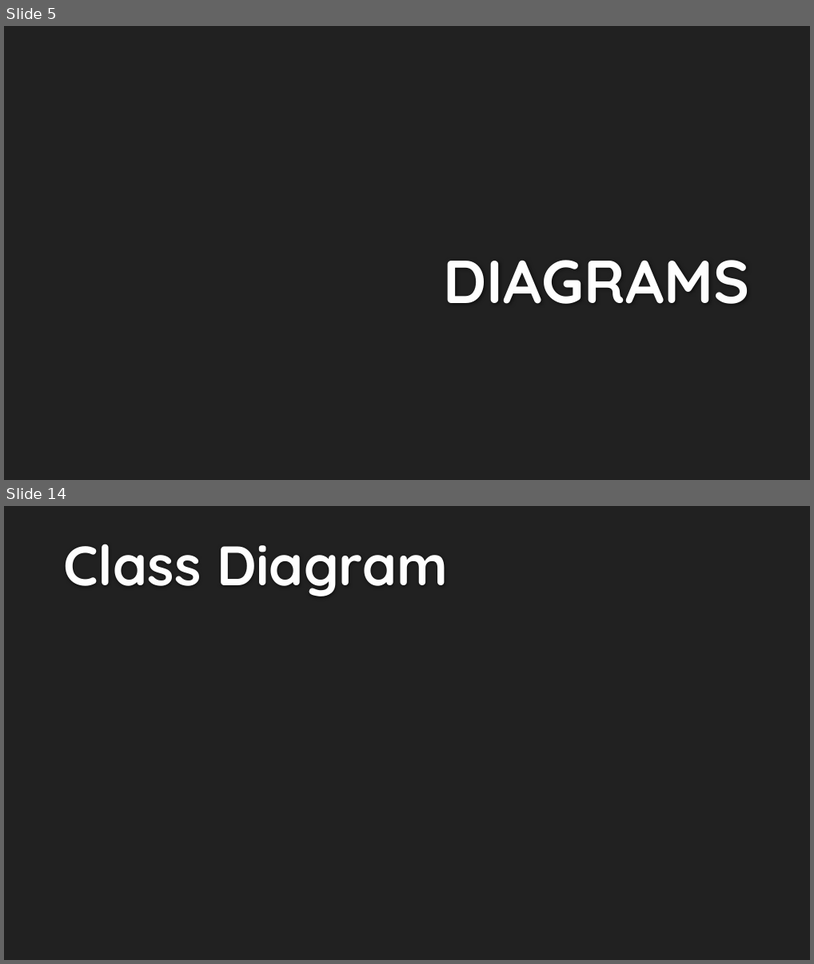
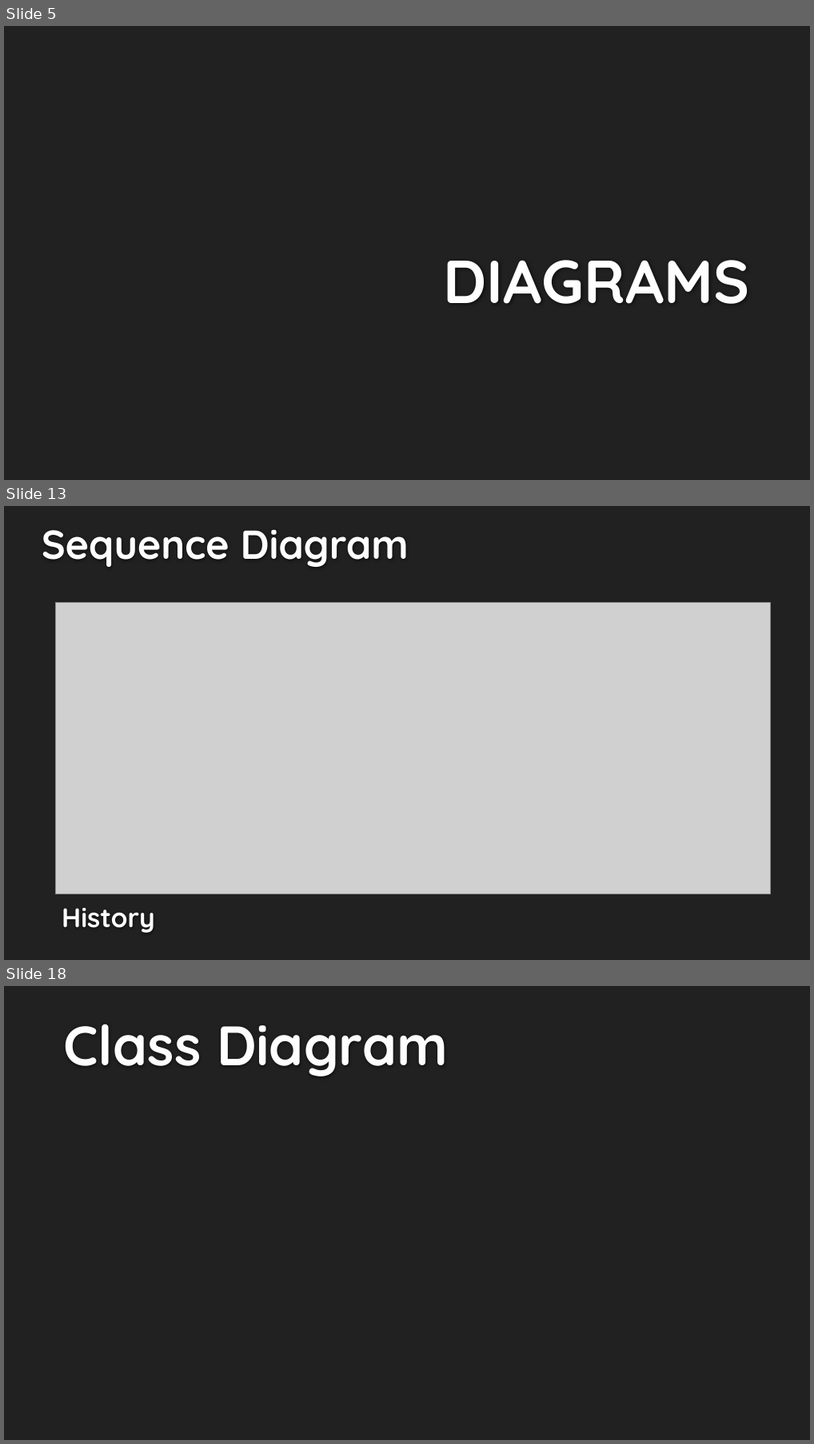
Before and after one commit to seans888/Thomas-n-Friends, a slide deck: Midterm-PPT.pptx. Shown one above the other, each under a label of ours: slides 5 and 14 before the commit, slides 5, 13 and 18 after it; the slides between them are not shown. The pictures are 814x964 and 814x1444 pixels, drawn with LibreOffice and Linux fonts; fonts in the diff are those of the drawing; grey boxes stand for pictures; background and template pictures are left out. Boxes give left, top, right and bottom in pixels: in the first picture for what was removed or moved away, otherwise in the second. Text is boxed around its words. In the diff, an @@ line names an element or a change of style, - is before the commit and + after.

```diff
--- a/Midterm-PPT.pptx
+++ b/Midterm-PPT.pptx
@@ slide 13 added at [4, 506, 810, 960], background #212121 @@
@@ text added at [42, 529, 409, 567], 48 pt, text #FEFEFE, bold @@
+Sequence Diagram
@@ picture added at [55, 602, 770, 893] @@
@@ text added at [62, 908, 155, 932], 32 pt, text #FEFEFE, bold @@
+History
@@ what was slide 14 is now slide 18 @@
```
Also in this commit, not shown: 8 slides changed, 3 other slides added, 7 other files.
